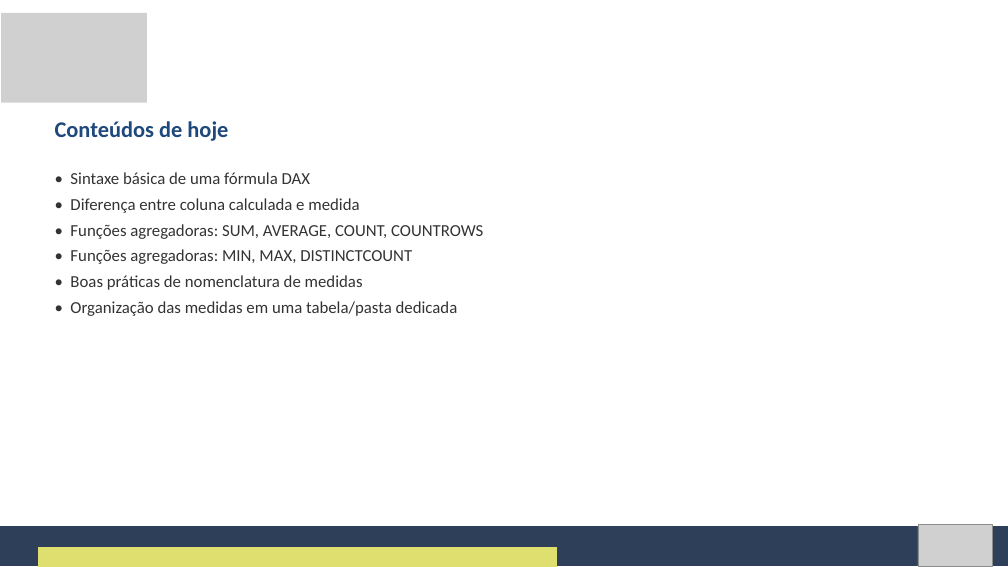
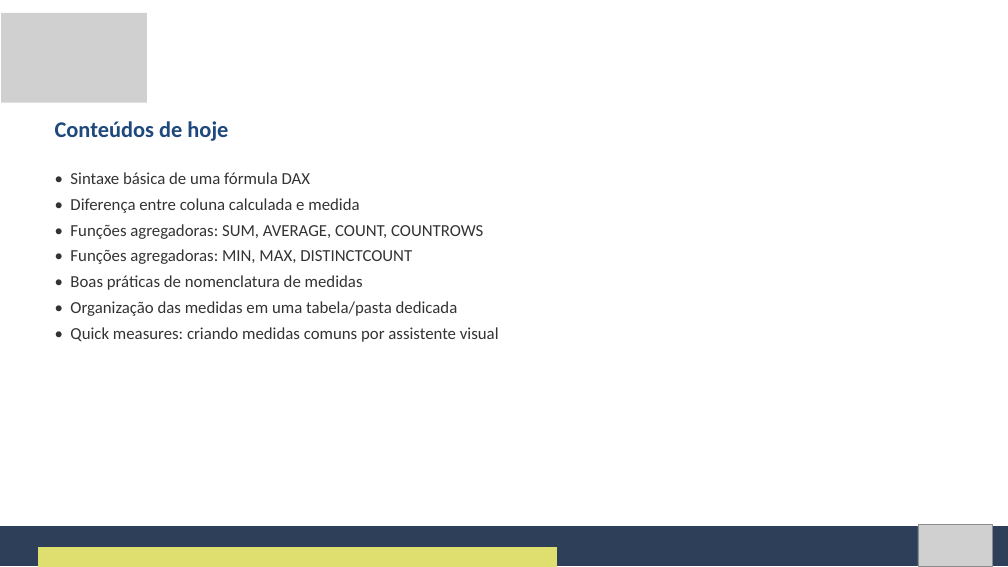
Before and after one commit to Natan20/Curso-PowerBI-Desktop-Material, a slide deck: slide 5 of Aula 06 - 16-09-2026/Aula 6 - Slides.pptx. Drawn at 1008x567 pixels with LibreOffice and Linux fonts; fonts in the diff are those of the drawing; grey boxes stand for pictures. Boxes give left, top, right and bottom in pixels: in the first picture for what was removed or moved away, otherwise in the second. Text is boxed around its words. In the diff, an @@ line names an element or a change of style, - is before the commit and + after.

Commit message:
Corrige lacunas de conteudo: previa de DAX na Aula 3, quick measures na Aula 6, VAR/RETURN na Aula 7, bookmarks/botoes na Aula 10 e Import x DirectQuery na Aula 13

```diff
--- a/Aula 06 - 16-09-2026/Aula 6 - Slides.pptx
+++ b/Aula 06 - 16-09-2026/Aula 6 - Slides.pptx
@@ text at <box>70,327,499,342</box>: paragraph added @@
+• Quick measures: criando medidas comuns por assistente visual
```
Also in this commit, not shown: 3 other slides changed, 1 slide added, 4 other files.
